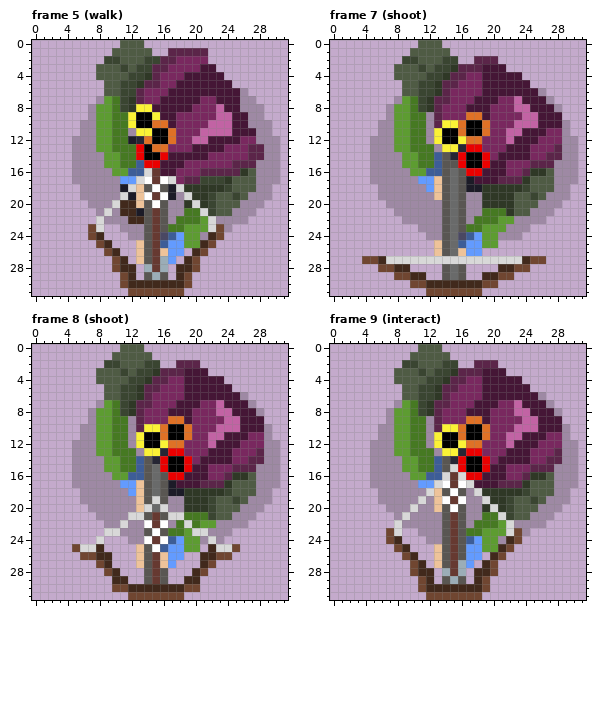
Edited in one commit: pixel-art file (Assets/Sprites/HuntressZinniaSprite.ase). The first picture shows the starting point.
32x32 pixels, 15 frames. Shown: frame 5 (walk), frame 7 (shoot), frame 8 (shoot), frame 9 (interact). The commit also changed other frames, which this record leaves out.
Now the later version:
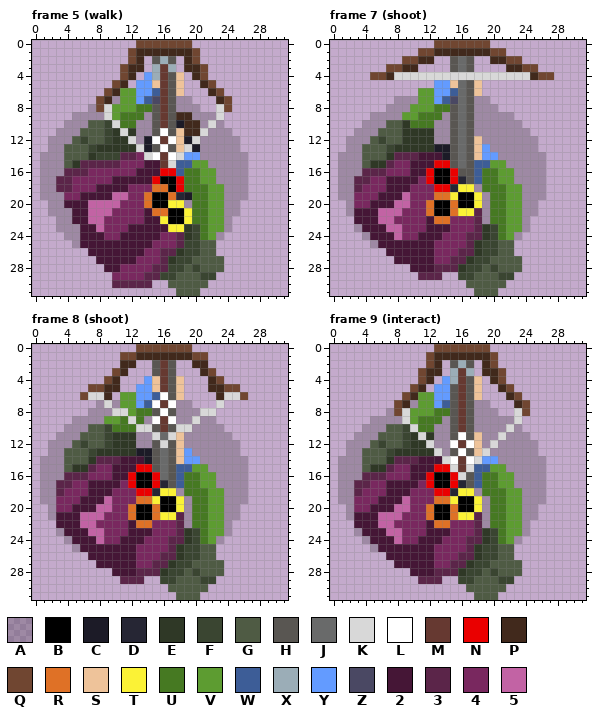
Palette (. is transparent): A #00000032  B #000000  C #1c1b27  D #262634  E #2f3826  F #3a4531  G #4f5b44  H #595652  J #696a6a  K #d8d8d8  L #ffffff  M #663931  N #ea0000  P #41291c  Q #704631  R #df7126  S #eec39a  T #fbf236  U #467922  V #5d9c31  W #3d5d97  X #9badb7  Y #639bff  Z #4a4863  2 #451636  3 #5b2549  4 #79285f  5 #c263a4
What changed:
Changed rows in their new state; - is an unchanged pixel.
Frame 5 (walk):
first column x 1:
 0 ----------..QQQQQQQ-----------
 1 ---------..QPPPPPPPQ.---------
 2 --------...QP.HXH.PQ.---------
 3 -------...QPP.XMX.PPQ.--------
 4 -------...QP.YXMHS.PQ..-------
 5 --------.QP.YYSMHS..PQ..------
 6 --------QPVVYYWMHS...PQ...----
 7 -------QPAVVYWZMHAA...PQ...---
 8 -------QKVVVUUHMHAAA..KQ....--
 9 ----AA-AKV-UUAHMHPPAAAK.....--
10 ---AA-GGFK-UAAHMHCPPAKA......-
11 --AAAGGGFEKEAAHLHSPPKAAA.....-
12 -AAAGFGGFEEKACLMLSCKAAAAA.....
13 -AAGGGFEEEEEKCHLHSKCAAAAA.....
14 AAAGGGEFFF334KLMLKYYAAAAAA....
15 AAAGE3333344422MKWWVVAAAAA....
16 AAA333444444222NNWUUVVAAAA....
17 AA334444422222NBBNUUVVAAAA....
18 AA334442222444RRBNUUUVVAAA...-
19 AAA4422225544RBBRDCUUVVAAA...-
20 -AA2225555444RBBTTAUUVVAA...--
21 -AAA2255544442RRBBT-UVVA-..---
22 --AA22554444422TBBT-UVV-..----
23 --AAA22544422222TTEFUVV-------
24 ---AA2224422222443EFUVA-------
25 ----A2222222224443FFGG--------
26 ------22222224433EFFGG--------
27 -------222224443EFFGGGG-------
28 --------22444433FFGFGGG-------
29 ---------444433FFGGGFF--------
30 ---------33333..GGGGG---------
31 -----------......GGG----------
Frame 7 (shoot):
first column x 1:
 0 ----------..QQQQQQQ-----------
 1 ---------.QQPPPPPPPQQ---------
 2 --------QQPP..HJH..PPQQ-------
 3 ------QQPP....HJH....PPQQ-----
 4 ----QQPKKKKKKKKKKKKKKKKKPQQ---
 5 --------....YYSJHS......------
 6 --------..VVYYWJHS........----
 7 --------AAVVYWZJHAA........---
 8 -------AAVVVUUHJHAAA........--
 9 ----AA-A-V-UUAHJHAAAAA......--
10 ---AA-GGE--UAAHJHAAAAAA......-
11 --AAAGGGEEEEAAHJHAAAAAAA.....-
12 -AAAGFGGEEEEAAHJHSAAAAAAA.....
13 -AAGGGFEEEEECCHJHSYAAAAAA.....
14 AAAGGGE333222CHJHSYYAAAAAA....
15 AAAGEE344222NN-JHWWVVAAAAA....
16 AAA33344422NBBN-HWUUVVAAAA....
17 AA334422224NBBNDHWUUVVAAAA....
18 AA3444222444NNDTTAUUUVVAAA...-
19 AA4442225444RRTBBTAUUVVAAA...-
20 -A442225544RBBRBBTAUUVVAA...--
21 -A222555444RBBRTT3A--VVA-..---
22 --2225544442RR4443A-U-V-..----
23 --A222554442224443EFUVV-------
24 ---A22254422244433EFUV--------
25 ----A222222244443EFFGG--------
26 ------22222244433EFFGG--------
27 ---....222224433EFFGGGG...----
28 -----....222333EFFGFGGG.------
29 -------...333..FFGGGFF--------
30 ---------.......GGGGG---------
31 -----------......GGG----------
Frame 8 (shoot):
first column x 1:
 0 ----------..QQQQQQQ-----------
 1 ---------.QQPPPPPPPQQ---------
 2 --------..PP..HMH..PP---------
 3 -------..QP...HMH...PQ--------
 4 -------.QP...YSMHS...PQ-------
 5 ------QQPP..YYSMHS...PPQQ-----
 6 -----QKKP.VVYYWLHS....PKKQ----
 7 --------KAVVYWLMLAA...K....---
 8 -------AAKKVUUHLHAAAKK......--
 9 ----AA-A-V-KUALMLAAKAA......--
10 ---AA-GGF--UKKHMHKKAAAA......-
11 --AAAGGGFEEEAAKJKSAAAAAA.....-
12 -AAAGFGGFEEEAAHKHSAAAAAAA.....
13 -AAGGGFEEEEECCHJHSYAAAAAA.....
14 AAAGGGE333222CHJHSYYAAAAAA....
15 AAAGEE344222NNHJHWWVVAAAAA....
16 AAA33344422NBBNJHWUUVVAAAA....
17 AA334422224NBBNDHWUUVVAAAA....
18 AA3444222444NNDTTAUUUVVAAA...-
19 AA4442225444RRTBBTAUUVVAAA...-
20 -A442225544RBBRBBTAUUVVAA...--
21 -A222555444RBBRTT3A--VVA-..---
22 --2225544442RR4443A-U-V-..----
23 --A222554442224443EFUVV-------
24 ---A22254422244433EFUV--------
25 ----A222222244443EFFGG...-----
26 -----.22222244433EFFGG..------
27 -------222224433EFFGGGG-------
28 --------.222333EFFGFGGG-------
29 ---------.333..FFGGGFF--------
30 ---------.......GGGGG---------
31 -----------......GGG----------
Frame 9 (interact):
first column x 1:
 0 ----------..QQQQQQQ-----------
 1 ---------..QPPPPPPPQ----------
 2 --------...QP.HXH.PQ----------
 3 -------...QPP.XMX.PPQ---------
 4 -------...QP.YXMHS.PQ..-------
 5 --------.QP.YYHMHS..PQ..------
 6 --------QPVVYYHMHS...PQ...----
 7 -------QPAVVYWHMHAA...PQ...---
 8 -------QKVVVUUHMHAAA..KQ....--
 9 ----AA-AKV-UUAHMHAAAAAK.....--
10 ---AA-GGFK-UAAHMHAAAAKA......-
11 --AAAGGGFEKEAAHLHSAAKAAA.....-
12 -AAAGFGGFEEKAALMLSAKAAAAA.....
13 -AAGGGFEEEEEKAHLHSKAAAAAA.....
14 AAAGGGE333222KLMLKYYAAAAAA....
15 AAAGEE344222NN-MKWWVVAAAAA....
16 AAA33344422NBBN-HWUUVVAAAA....
17 AA334422224NBBNDHWUUVVAAAA....
18 AA3444222444NNDTTAUUUVVAAA...-
19 AA4442225444RRTBBTAUUVVAAA...-
20 -A442225544RBBRBBTAUUVVAA...--
21 -A222555444RBBRTT3A-UVVA-..---
22 --2225544442RR4443A-UVV-..----
23 --A222554442224443EFUVV-------
24 ---A22254422244433EFUVA-------
25 ----A222222244443EFFGG--------
26 ------22222244433EFFGG--------
27 -------222224433EFFGGGG-------
28 ---------222333EFFGFGGG-------
29 ----------333..FFGGGFF--------
30 ----------......GGGGG---------
31 -----------......GGG----------
Boxes around the changes in both pictures, in picture pixels (x1, y1, x2, y2):
changed: (40, 40, 280, 296)
changed: (338, 40, 578, 296)
changed: (40, 344, 280, 600)
changed: (338, 344, 578, 600)
